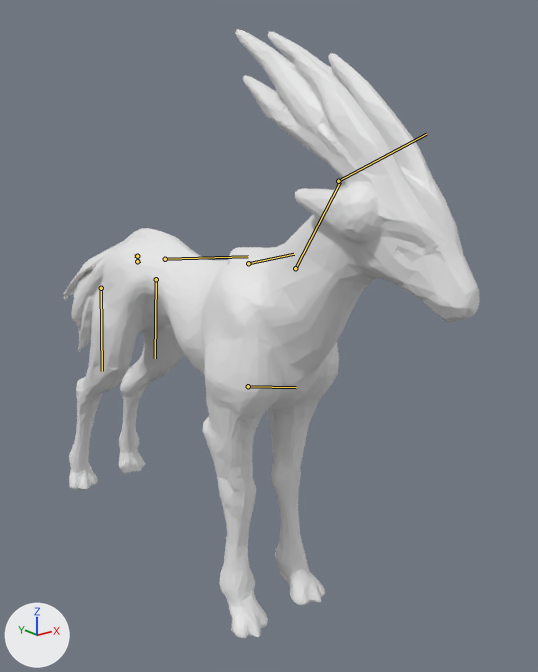
The glTF model public/models/evowild-s/review/d3c-scapula-author-v3.glb: old version first, new version second.
Both versions are drawn from a camera (50 mm lens) standing at (-1.26, -1.85, 0.65) and looking at (0.13, -0.11, -0.04). The axes (+X, +Y, +Z) are drawn at lower left. The lights are the same throughout. The older version comes first. The bones that change, and the others that lie on the model, are drawn over the model as lines.
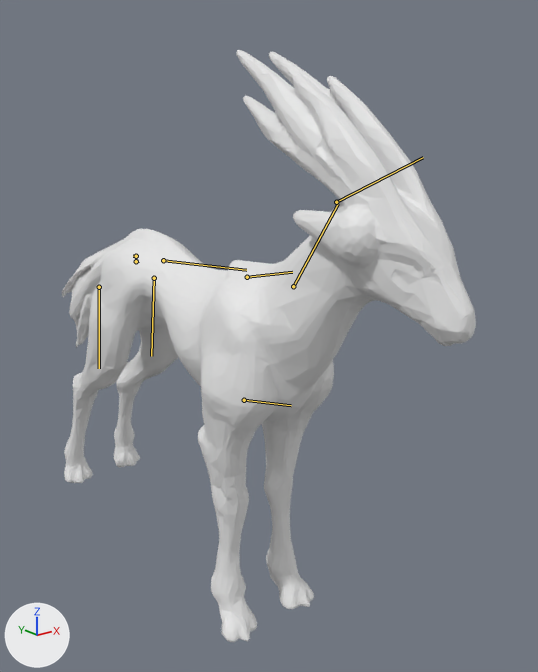
The newer file adds an action. The first version stands in its rest pose; the second is drawn at frame 18 of the action 'D3C_V3_Native_Join'.

Changed parts and their boxes [x1, y1, x2, y2] in the pictures (538 x 672 px):
'Mesh_0', posed
    before: [64, 29, 480, 639]
    after: [62, 50, 476, 642]
bone 'pelvis', root to tip
    before: (137, 261) to (140, 261)
    after: (136, 261) to (138, 261)
bone 'spine', root to tip
    before: (165, 259) to (248, 256)
    after: (163, 260) to (246, 270)
bone 'chest', root to tip
    before: (248, 263) to (294, 254)
    after: (247, 277) to (292, 272)
bone 'neck', root to tip
    before: (295, 268) to (340, 182)
    after: (293, 286) to (338, 204)
bone 'tail', root to tip
    before: (137, 256) to (134, 256)
    after: (136, 256) to (133, 256)

What the commit changed:
Object 'EvoWild_S_Armature_V3' (bone_rig_object) moves from (0.0, -0.009, 0.003) to (0.0, 0.002, 0.002).
Bone 'pelvis' (bone_pelvis) turns from (0, 0, 0) to (-2, 0, 0) degrees about its own x, y and z.
Bone 'spine' (bone_spine) turns from (0, 0, 0) to (-2, 0, 0) degrees about its own x, y and z.
Bone 'chest' (bone_chest) turns from (0, 0, 0) to (2, 0, 0) degrees about its own x, y and z.
Bone 'neck' (bone_neck) turns from (0, 0, 0) to (2, 0, 0) degrees about its own x, y and z.
Bone 'tail' (bone_tail) turns from (0, 0, 0) to (1, 0, 0) degrees about its own x, y and z.
